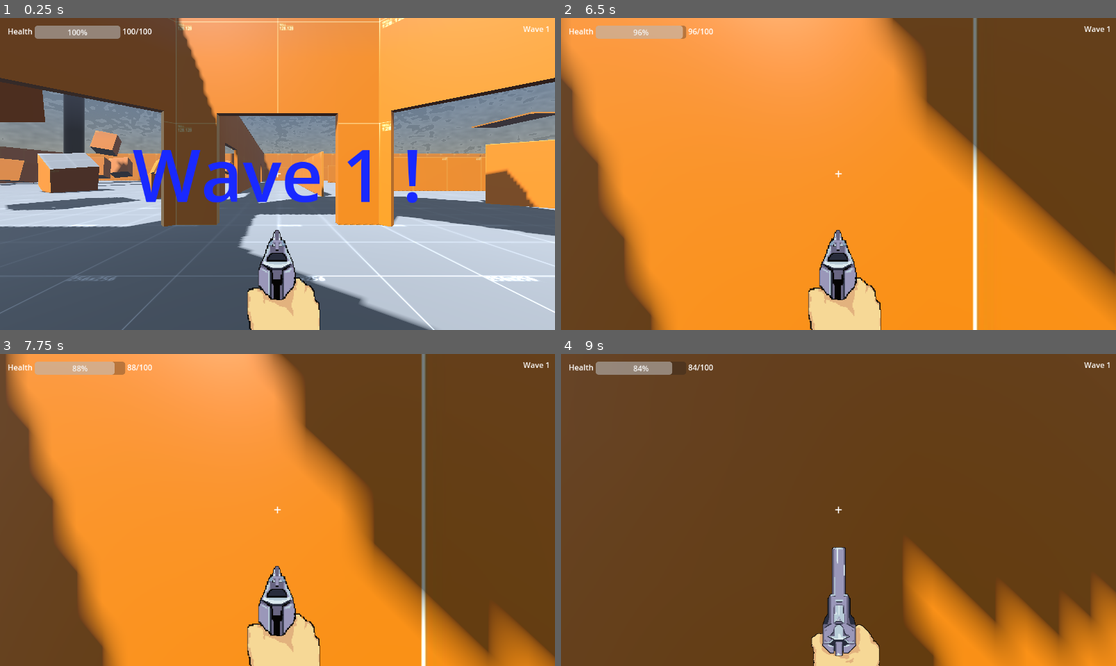
Above: before the commit, frames 1-4 (two rows, left to right).
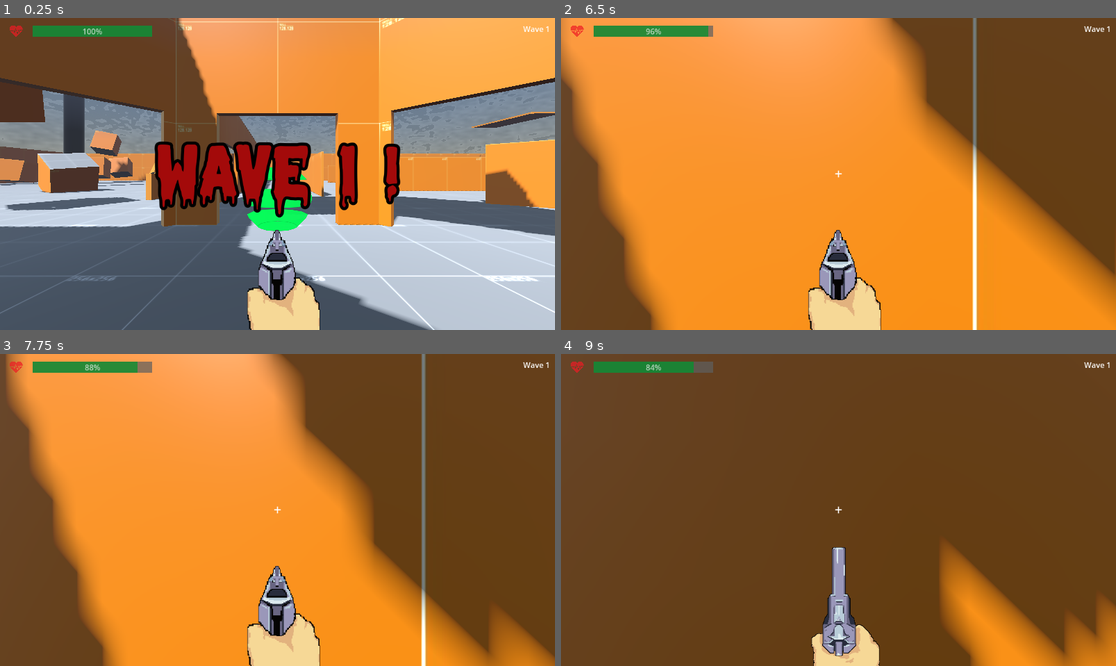
Above: after the commit, the same moments.

Repository: Liloslash/gwj_critters
Game: Godot game, scene res://World.tscn
Two runs of this game, one before a commit and one after it. Both use one fixed random seed, a clock stepped at 60 frames per second and the inputs below. Sound files missing from this copy of the repository are replaced by a short silence.
Inputs (mouse positions are in pixels of both pictures, inside the frame that each line leads up to):
- Up to frame 1 (0.25 s): no input
- Up to frame 2 (6.5 s): tap Enter (ui_accept) at 0.5, 0.77, 1.52, 3.02, 3.77, 4.25, 4.52, 6.02 s; move the mouse to (866, 174) at 0.52 s; press the mouse at (866, 174) at 0.53 s; hold W (up) 0.53-5.78 s; move the mouse to (810, 174) at 1.27 s; release the mouse at (810, 174) at 1.28 s; click (810, 174) at 1.35 s; move the mouse to (849, 167) at 2.02 s; press the mouse at (849, 167) at 2.03 s; move the mouse to (832, 180) at 2.77 s; release the mouse at (832, 180) at 2.78 s; click (832, 180) at 2.85 s; move the mouse to (877, 177) at 3.52 s; press the mouse at (877, 177) at 3.53 s; move the mouse to (794, 170) at 4.27 s; release the mouse at (794, 170) at 4.28 s; click (794, 170) at 4.35 s; move the mouse to (844, 174) at 5.02 s; press the mouse at (844, 174) at 5.03 s; move the mouse to (816, 167) at 5.77 s; release the mouse at (816, 167) at 5.78 s; hold D (right) from 5.78 s (still down); click (816, 167) at 5.85 s
- Up to frame 3 (7.75 s): move the mouse to (305, 510) at 6.52 s; release D (right) at 6.53 s; press the mouse at (305, 510) at 6.53 s; hold W (up) from 6.53 s (still down); tap Enter (ui_accept) at 6.77, 7.52 s; move the mouse to (249, 510) at 7.27 s; release the mouse at (249, 510) at 7.28 s; click (249, 510) at 7.35 s
- Up to frame 4 (9 s): move the mouse to (849, 503) at 8.02 s; press the mouse at (849, 503) at 8.03 s; move the mouse to (832, 516) at 8.77 s; release W (up) at 8.78 s; release the mouse at (832, 516) at 8.78 s; hold A (left) from 8.78 s (still down); click (832, 516) at 8.85 s

The runs differ from the first frame. In frame 1, 9.1% of the frame differs, in the area x 1-76%, y 2-69%; in frame 2, 1.2%; in frame 3, 1.0%; in frame 4, 9.0%.

Commit message:
Refactor HUD and healing point functionality. Removed unused value label from HUD, updated health change signal to only pass current health, and modified healing point behavior to prevent multiple heals. Added new font resources and updated HUD scene with new styles and assets.

Diff:
--- a/HUD.tscn
+++ b/HUD.tscn
@@ -1,17 +1,17 @@
-[gd_scene load_steps=5 format=3 uid="uid://caoh2ltkqoyvm"]
+[gd_scene load_steps=7 format=3 uid="uid://caoh2ltkqoyvm"]
 
 [ext_resource type="Script" uid="uid://cmdfqnxlt1llg" path="res://hud.gd" id="1"]
+[ext_resource type="LabelSettings" uid="uid://d28c3ckfld1ai" path="res://theme/titles.tres" id="2_efote"]
+[ext_resource type="Texture2D" uid="uid://bxqbnux0gcs0q" path="res://Assets/Fonts/heart.png" id="2_vow1y"]
+
+[sub_resource type="StyleBoxFlat" id="StyleBoxFlat_ne771"]
+bg_color = Color(0.37, 0.37, 0.37, 1)
+
+[sub_resource type="StyleBoxFlat" id="StyleBoxFlat_xxqia"]
+bg_color = Color(0, 0.58, 0.164333, 1)
 
 [sub_resource type="LabelSettings" id="LabelSettings_k5de2"]
 font_size = 28
-
-[sub_resource type="LabelSettings" id="LabelSettings_efote"]
-font_size = 100
-font_color = Color(1, 0.352941, 0.360784, 1)
-
-[sub_resource type="LabelSettings" id="LabelSettings_vow1y"]
-font_size = 150
-font_color = Color(0.1, 0.16, 1, 1)
 
 [node name="HUD" type="CanvasLayer"]
 script = ExtResource("1")
@@ -42,21 +42,23 @@
 size_flags_horizontal = 4
 size_flags_vertical = 3
 
-[node name="Label" type="Label" parent="HBoxContainer"]
+[node name="Sprite2D" type="Sprite2D" parent="HBoxContainer"]
+self_modulate = Color(1, 1, 1, 0.701961)
+position = Vector2(17.5, 11.5)
+scale = Vector2(0.0527344, 0.0527344)
+texture = ExtResource("2_vow1y")
+
+[node name="Control" type="Control" parent="HBoxContainer"]
+custom_minimum_size = Vector2(48.425, 0)
 layout_mode = 2
-size_flags_horizontal = 0
-size_flags_vertical = 1
-text = "Health"
 
 [node name="ProgressBar" type="ProgressBar" parent="HBoxContainer"]
+modulate = Color(1, 1, 1, 0.713726)
 layout_mode = 2
 size_flags_horizontal = 3
+theme_override_styles/background = SubResource("StyleBoxFlat_ne771")
+theme_override_styles/fill = SubResource("StyleBoxFlat_xxqia")
 value = 100.0
-
-[node name="Value" type="Label" parent="HBoxContainer"]
-layout_mode = 2
-size_flags_vertical = 1
-text = "100/100"
 
 [node name="CenterContainer" type="CenterContainer" parent="."]
 anchors_preset = 15
@@ -64,6 +66,7 @@
 anchor_bottom = 1.0
 grow_horizontal = 2
 grow_vertical = 2
+metadata/_edit_lock_ = true
 
 [node name="Label" type="Label" parent="CenterContainer"]
 layout_mode = 2
@@ -71,12 +74,12 @@
 label_settings = SubResource("LabelSettings_k5de2")
 
 [node name="GameOver" type="CenterContainer" parent="."]
-visible = false
 anchors_preset = 15
 anchor_right = 1.0
 anchor_bottom = 1.0
 grow_horizontal = 2
 grow_vertical = 2
+metadata/_edit_lock_ = true
 
 [node name="CenterContainer" type="CenterContainer" parent="GameOver"]
 layout_mode = 2
@@ -87,7 +90,7 @@
 [node name="Label" type="Label" parent="GameOver/CenterContainer/VBoxContainer"]
 layout_mode = 2
 text = "GAME OVER"
-label_settings = SubResource("LabelSettings_efote")
+label_settings = ExtResource("2_efote")
 
 [node name="Button" type="Button" parent="GameOver/CenterContainer/VBoxContainer"]
 layout_mode = 2
@@ -100,6 +103,7 @@
 one_shot = true
 
 [node name="WaveStart" type="CenterContainer" parent="."]
+visible = false
 anchors_preset = 15
 anchor_right = 1.0
 anchor_bottom = 1.0
@@ -109,6 +113,6 @@
 [node name="WaveStartLabel" type="Label" parent="WaveStart"]
 layout_mode = 2
 text = "Wave 1 !"
-label_settings = SubResource("LabelSettings_vow1y")
+label_settings = ExtResource("2_efote")
 
 [connection signal="pressed" from="GameOver/CenterContainer/VBoxContainer/Button" to="." method="_on_button_pressed"]
--- a/World.tscn
+++ b/World.tscn
@@ -11,6 +11,7 @@
 [ext_resource type="Script" uid="uid://cxlnjf0w6uq4o" path="res://healing/healing_points.gd" id="9_f5c0m"]
 [ext_resource type="Script" uid="uid://dhxj3oct7bbmf" path="res://spawn_zones.gd" id="9_fv4w7"]
 [ext_resource type="AudioStream" uid="uid://c27ungj3tid2y" path="res://Assets/Sons Critters/Bruitage/Gong/shovel-gong.mp3" id="10_fvag4"]
+[ext_resource type="PackedScene" uid="uid://xlowewwvo1os" path="res://healing/healing_point.tscn" id="12_f5c0m"]
 
 [sub_resource type="FastNoiseLite" id="FastNoiseLite_eu7l1"]
 noise_type = 3
@@ -149,3 +150,6 @@
 
 [node name="GongPlayer" type="AudioStreamPlayer" parent="."]
 stream = ExtResource("10_fvag4")
+
+[node name="HealingPoint" parent="." instance=ExtResource("12_f5c0m")]
+transform = Transform3D(1, 0, 0, 0, 1, 0, 0, 0, 1, 0, 0.656775, -2.92304)
--- a/healing/healing_point.gd
+++ b/healing/healing_point.gd
@@ -4,16 +4,20 @@
 @onready var healing_sound: AudioStreamPlayer3D = $HealingSound
 @onready var csg_sphere_3d: CSGSphere3D = $CSGSphere3D
 
+var is_healed = false
+
 func _ready() -> void:
 	body_entered.connect(_on_body_entered)
 
 func _on_body_entered(body: Node3D) -> void:
+	if is_healed:
+		return
+
 	# Check if the body is the player
 	if body.has_method("heal"):
 		body.heal(heal_amount)
+		is_healed = true
+		csg_sphere_3d.visible = false
 		healing_sound.play()
-		csg_sphere_3d.visible = false
-		heal_amount = 0
 		await healing_sound.finished
-
 		queue_free()
--- a/hud.gd
+++ b/hud.gd
@@ -2,7 +2,6 @@
 class_name HUD
 
 @onready var health_bar: ProgressBar = $HBoxContainer/ProgressBar
-@onready var value_label: Label = $HBoxContainer/Value
 @onready var crosshair_label: Label = $CenterContainer/Label
 @onready var wave_label: Label = $MarginContainer/WaveLabel
 @onready var game_over_panel: CenterContainer = $GameOver
@@ -17,7 +16,6 @@
 	wave_start.visible = false
 
 	player.health_changed.connect(_on_health_changed)
-	_on_health_changed(player.current_health, player.max_health)
 
 	wave_hud_timer.one_shot = true
 	wave_hud_timer.timeout.connect(hide_wave_start)
@@ -31,10 +29,8 @@
 func set_wave(wave_label_value: String) -> void:
 	wave_label.text = wave_label_value
 
-func _on_health_changed(current: int, max_value: int) -> void:
-	health_bar.max_value = max_value
+func _on_health_changed(current: int) -> void:
 	health_bar.value = current
-	value_label.text = str(current, "/", max_value)
 
 func show_hitmarker() -> void:
 	if not is_instance_valid(crosshair_label):
--- a/player/player.gd
+++ b/player/player.gd
@@ -138,7 +138,7 @@
 
 func take_damage(amount: int) -> void:
 	current_health = max(0, current_health - amount)
-	emit_signal("health_changed", current_health, max_health)
+	emit_signal("health_changed", current_health)
 
 	if current_health < max_health * 0.25:
 		if not heartbeat_player.playing:
@@ -152,6 +152,7 @@
 
 func heal(amount: int) -> void:
 	current_health = min(max_health, current_health + amount)
+	emit_signal("health_changed", current_health)
 
 func die() -> void:
 	velocity = Vector3.ZERO
--- /dev/null
+++ b/theme/titles.tres
@@ -0,0 +1,10 @@
+[gd_resource type="LabelSettings" load_steps=2 format=3 uid="uid://d28c3ckfld1ai"]
+
+[ext_resource type="FontFile" uid="uid://bvwopq78lqicr" path="res://Assets/Fonts/Melted-Monster.ttf" id="1_3l75q"]
+
+[resource]
+font = ExtResource("1_3l75q")
+font_size = 150
+font_color = Color(0.64, 0.0384, 0.0384, 1)
+outline_size = 25
+outline_color = Color(0, 0, 0, 1)
Binary file added: Assets/Fonts/Melted-Monster.ttf
Not shown, added: Assets/Fonts/Melted-Monster.ttf.import
Binary file added: Assets/Fonts/heart.png
Not shown, added: Assets/Fonts/heart.png.import
Not shown: 1 places in World.tscn that only renumber resources
